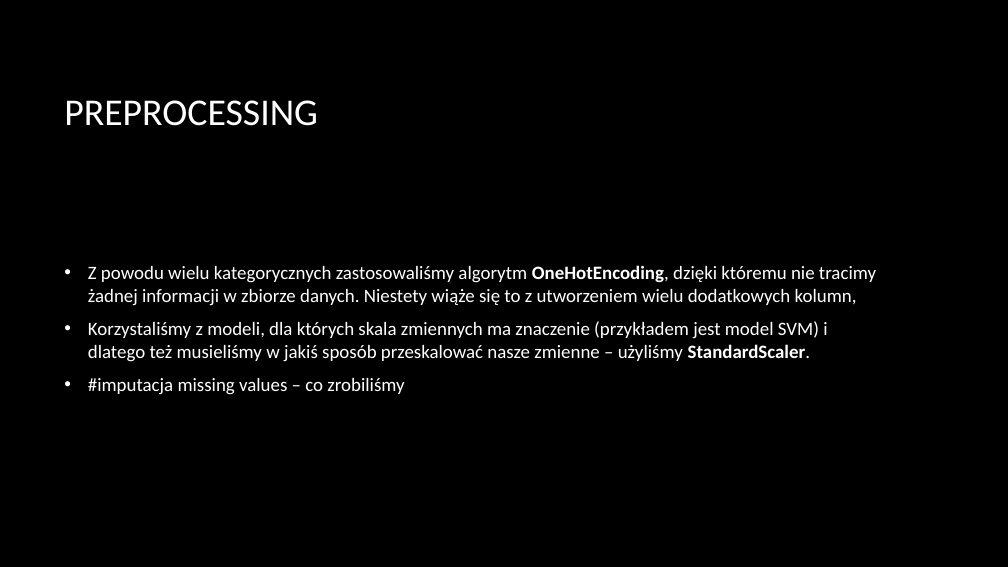
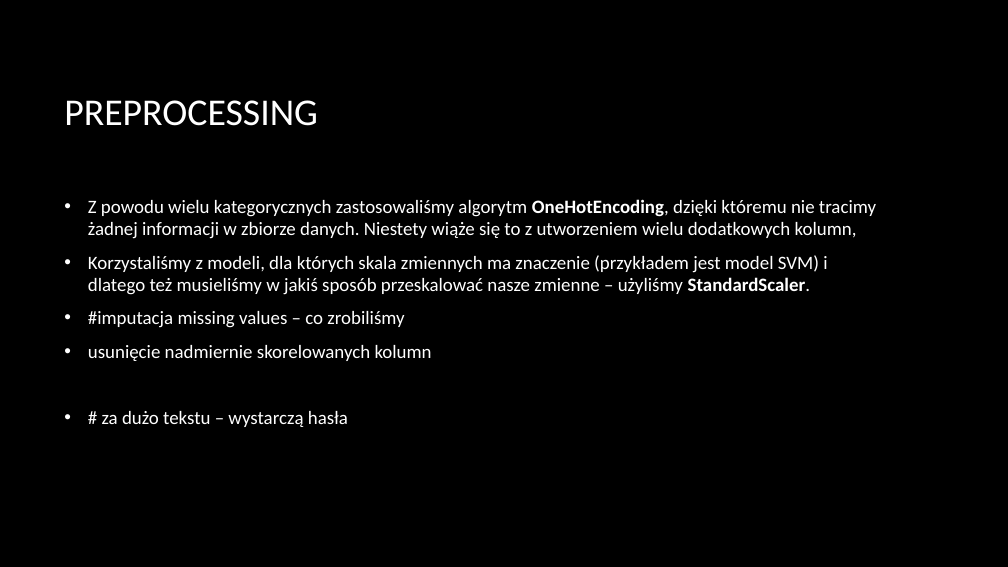
Before and after one commit to Koliber216/DontGetKicked-ML-Classification, a slide deck: slide 4 of prezka.pptx. Drawn at 1008x567 pixels with LibreOffice and Linux fonts; fonts in the diff are those of the drawing; background and template pictures are left out. Boxes give left, top, right and bottom in pixels: in the first picture for what was removed or moved away, otherwise in the second. Text is boxed around its words. In the diff, an @@ line names an element or a change of style, - is before the commit and + after.

```diff
--- a/prezka.pptx
+++ b/prezka.pptx
@@ text at [88,345,432,427]: paragraphs added @@
+• usunięcie nadmiernie skorelowanych kolumn
+• # za dużo tekstu – wystarczą hasła
```
Also in this commit, not shown: 1 other slide changed, 6 slides added, 4 slides removed, 7 other files.
